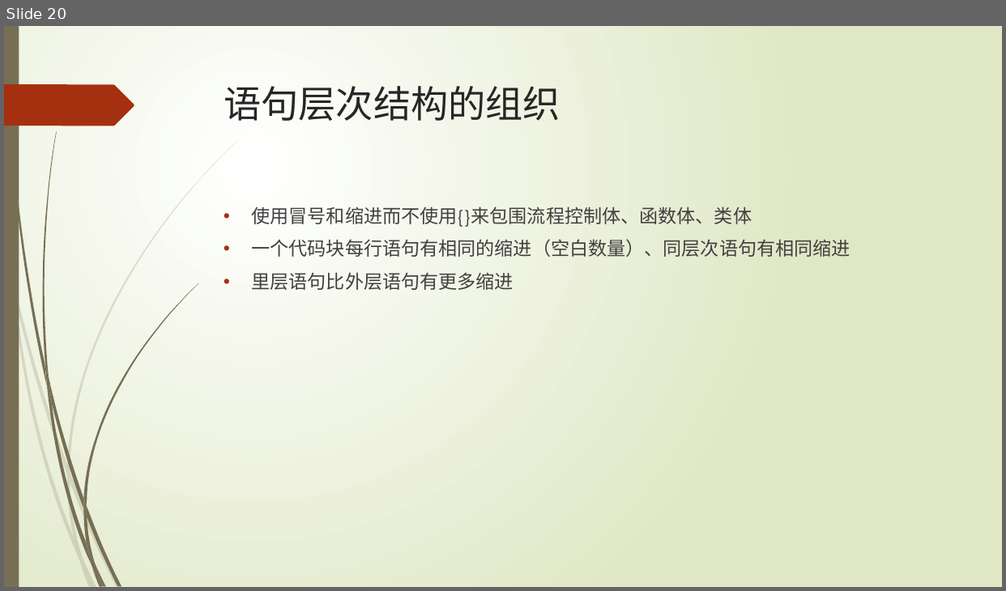
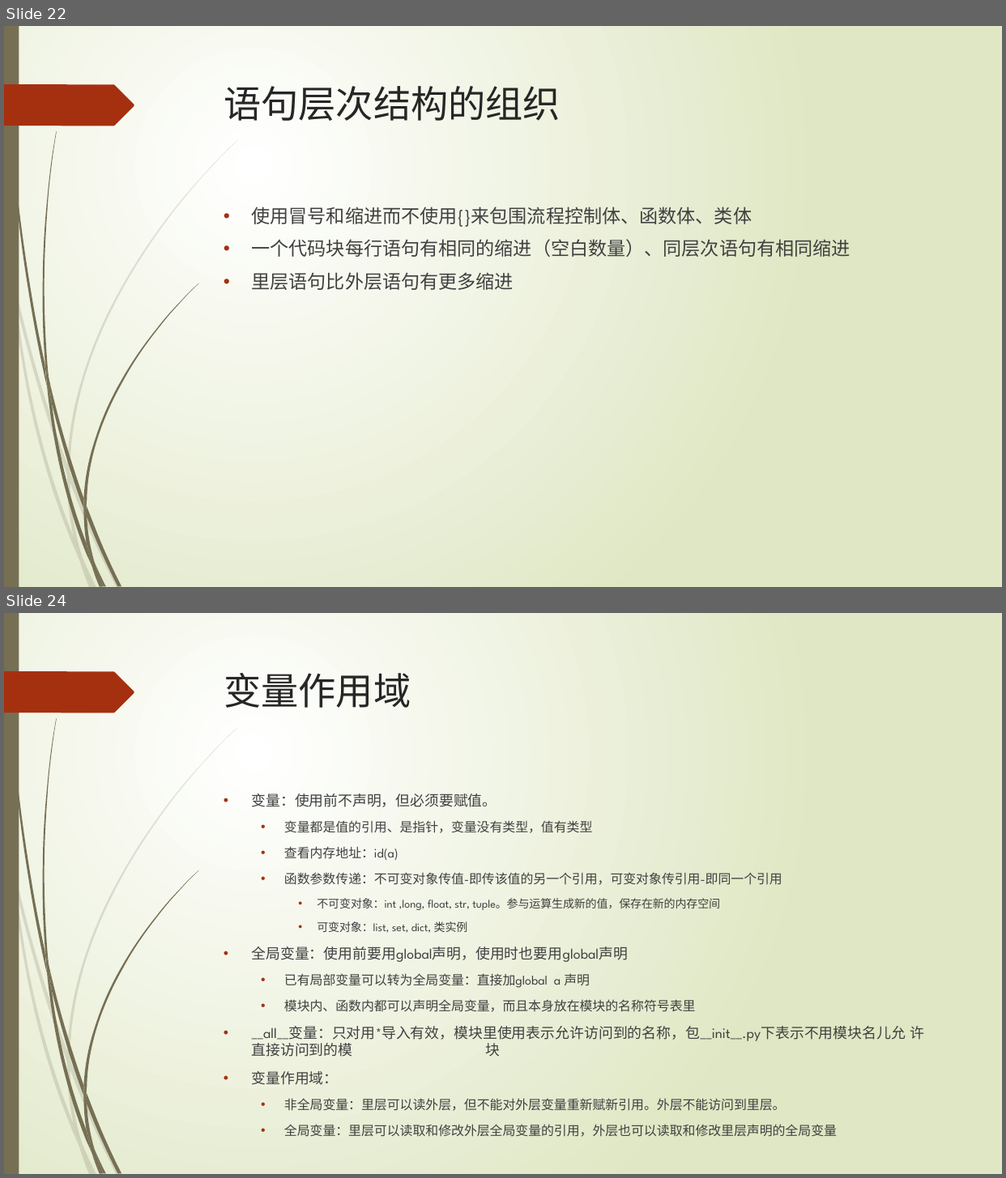
Before and after one commit to lspgithublxh/document, a slide deck: 编程语言/python/Python基础入门知识分享.pptx. Shown one above the other, each under a label of ours: slide 20 before the commit, slides 22 and 24 after it; the slides between them are not shown. The pictures are 1006x591 and 1006x1178 pixels, drawn with LibreOffice and Linux fonts; fonts in the diff are those of the drawing. Boxes give left, top, right and bottom in pixels: in the first picture for what was removed or moved away, otherwise in the second. Text is boxed around its words. In the diff, an @@ line names an element or a change of style, - is before the commit and + after.

```diff
--- a/编程语言/python/Python基础入门知识分享.pptx
+++ b/编程语言/python/Python基础入门知识分享.pptx
@@ slide 24 added at [4, 613, 1002, 1174], background gradient #FFFFFF to #DFE8C4; not listed: 24 template elements that a slide beside it also shows @@
@@ title added at [224, 673, 411, 708], 36 pt, text #262626 @@
+变量作用域
@@ text added at [252, 794, 925, 1137], 12.4 pt, text #404040 @@
+• 变量：使用前不声明，但必须要赋值。
+  • 变量都是值的引用、是指针，变量没有类型，值有类型
+  • 查看内存地址：id(a)
+  • 函数参数传递：不可变对象传值-即传该值的另一个引用，可变对象传引用-即同一个引用
+    • 不可变对象：int ,long, float, str, tuple。参与运算生成新的值，保存在新的内存空间
+    • 可变对象：list, set, dict, 类实例
+• 全局变量：使用前要用global声明，使用时也要用global声明
+  • 已有局部变量可以转为全局变量：直接加global a 声明
+  • 模块内、函数内都可以声明全局变量，而且本身放在模块的名称符号表里
+• __all__变量：只对用*导入有效，模块里使用表示允许访问到的名称，包__init__.py下表示不用模块名儿允 许直接访问到的模 块
+• 变量作用域：
+  • 非全局变量：里层可以读外层，但不能对外层变量重新赋新引用。外层不能访问到里层。
+  • 全局变量：里层可以读取和修改外层全局变量的引用，外层也可以读取和修改里层声明的全局变量
@@ what was slide 20 is now slide 22 @@
```
Also in this commit, not shown: 3 slides changed, 10 other slides added, 6 other files.
